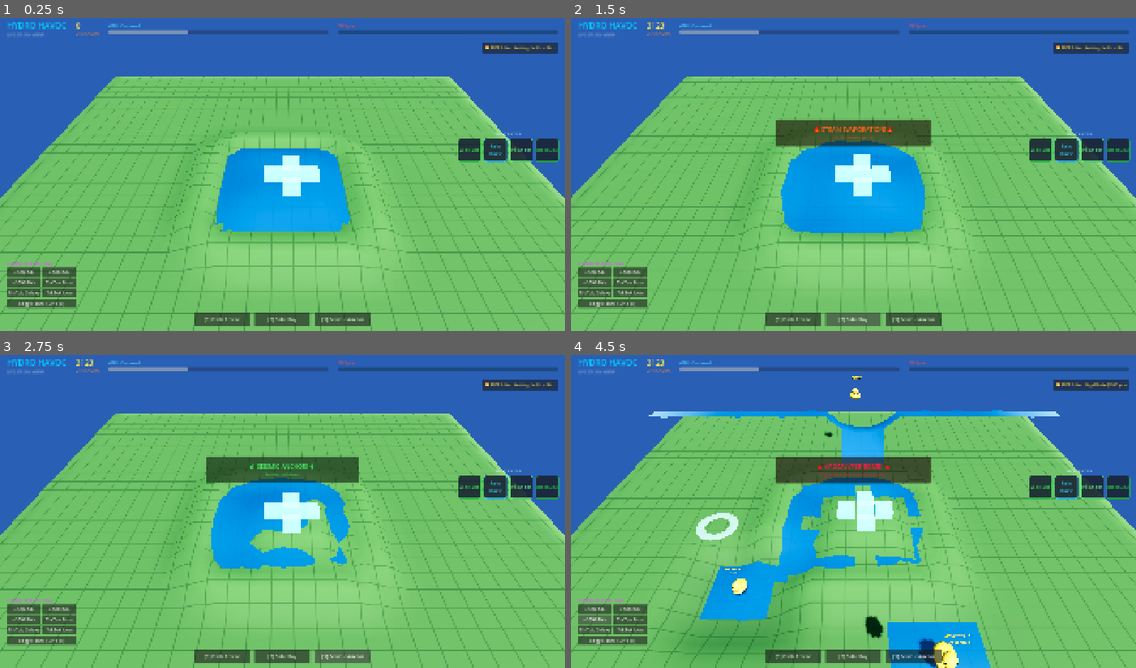
Above: before the commit, frames 1-4 (two rows, left to right).
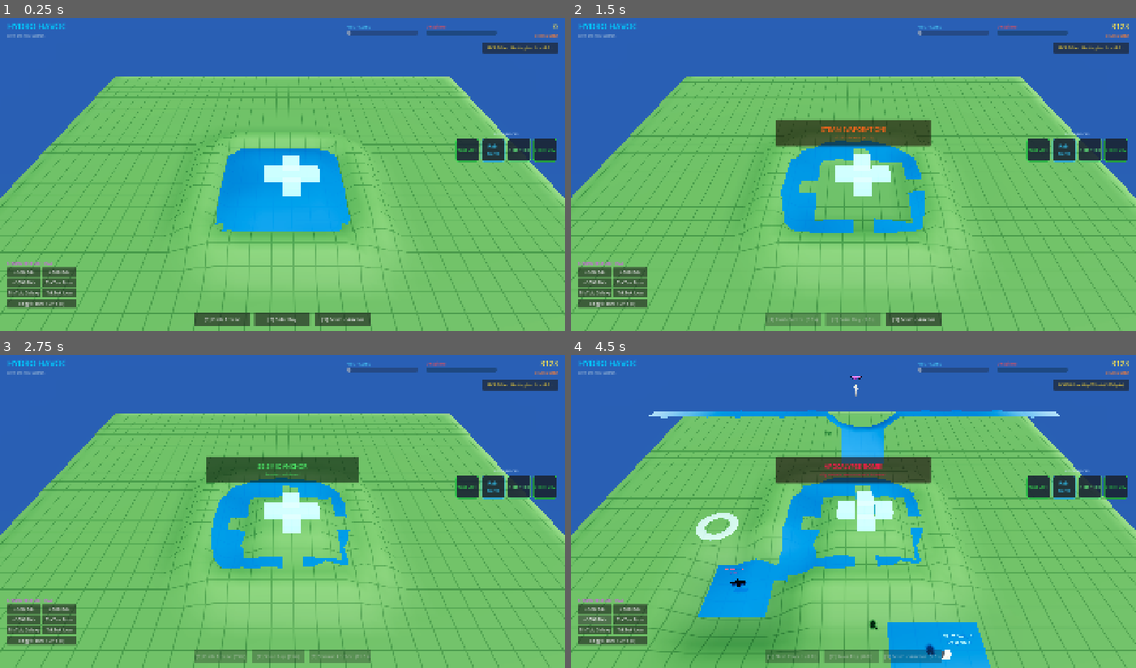
Above: after the commit, the same moments.

Repository: sleepyDjeep/HydroHavoc
Game: Godot game, scene res://scenes/main.tscn
Two runs of this game, one before a commit and one after it. Both use one fixed random seed, a clock stepped at 60 frames per second and the inputs below.
Inputs:
- Up to frame 1 (0.25 s): no input
- Up to frame 2 (1.5 s): click "[1] Flash Freeze" at 0.5 s; click "[2] Solar Ray" at 1.25 s
- Up to frame 3 (2.75 s): click "[3] Seismic Anchor" at 2 s
- Up to frame 4 (4.5 s): click "+100 Bits" at 2.75 s; click "+500 Bits" at 3.5 s; click "+1000 Bits" at 4.25 s

The runs differ from the first frame. In frame 1, 1.7% of the frame differs, in the area x 1-100%, y 1-47%; in frame 2, 5.3%, in the area x 1-100%, y 1-99%; in frame 3, 4.8%; in frame 4, 4.1%.

Commit message:
fix: Phase 0 truth pass for props, HUD meters, abilities and water mesh
Props were spawned before their class was assigned, so _ready() built every
one of them as the RUBBER_DUCK default. The top-bar meters expanded into the
score block and scaled ~28k of water against a hardcoded max of 120. Emoji
rendered as tofu in the default font, the documented 1/2/3 abilities had no
input actions or cooldown, and the water mesh was rebuilt every frame whether
or not the field had changed.

Godot 4.7.2: all nine scripts pass --check-only, and a 120-frame headless run
reports no script errors.

Generated with Codebuff 🤖
Co-Authored-By: Codebuff <noreply@codebuff.com>

Diff:
--- a/project.godot
+++ b/project.godot
@@ -66,6 +66,21 @@
 "events": [Object(InputEventKey,"resource_local_to_scene":false,"resource_name":"","device":-1,"window_id":0,"alt_press …(192 unchanged characters)…
 ]
 }
+ability_1={
+"deadzone": 0.5,
+"events": [Object(InputEventKey,"resource_local_to_scene":false,"resource_name":"","device":-1,"window_id":0,"alt_pressed":false,"shift_pressed":false,"ctrl_pressed":false,"meta_pressed":false,"pressed":false,"keycode":49,"physical_keycode":0,"key_label":0,"unicode":49,"location":0,"echo":false,"script":null)
+]
+}
+ability_2={
+"deadzone": 0.5,
+"events": [Object(InputEventKey,"resource_local_to_scene":false,"resource_name":"","device":-1,"window_id":0,"alt_pressed":false,"shift_pressed":false,"ctrl_pressed":false,"meta_pressed":false,"pressed":false,"keycode":50,"physical_keycode":0,"key_label":0,"unicode":50,"location":0,"echo":false,"script":null)
+]
+}
+ability_3={
+"deadzone": 0.5,
+"events": [Object(InputEventKey,"resource_local_to_scene":false,"resource_name":"","device":-1,"window_id":0,"alt_pressed":false,"shift_pressed":false,"ctrl_pressed":false,"meta_pressed":false,"pressed":false,"keycode":51,"physical_keycode":0,"key_label":0,"unicode":51,"location":0,"echo":false,"script":null)
+]
+}
 
 [rendering]
 
--- a/scenes/ui/hud.tscn
+++ b/scenes/ui/hud.tscn
@@ -21,12 +21,13 @@
 offset_left = 24.0
 offset_top = 16.0
 offset_right = -24.0
-offset_bottom = 86.0
-grow_horizontal = 2
-theme_override_constants/separation = 32
+offset_bottom = 92.0
+grow_horizontal = 2
+theme_override_constants/separation = 28
 
 [node name="TitleBox" type="VBoxContainer" parent="RootControl/TopBar"]
 layout_mode = 2
+size_flags_horizontal = 0
 alignment = 1
 
 [node name="Title" type="Label" parent="RootControl/TopBar/TitleBox"]
@@ -41,8 +42,50 @@
 theme_override_font_sizes/font_size = 13
 text = "LIVE STREAM ARENA"
 
+[node name="Spacer" type="Control" parent="RootControl/TopBar"]
+layout_mode = 2
+size_flags_horizontal = 3
+
+[node name="StatsBox" type="VBoxContainer" parent="RootControl/TopBar"]
+custom_minimum_size = Vector2(240, 0)
+layout_mode = 2
+size_flags_horizontal = 0
+alignment = 1
+
+[node name="WaterVolLabel" type="Label" parent="RootControl/TopBar/StatsBox"]
+layout_mode = 2
+theme_override_colors/font_color = Color(0.3, 0.85, 1, 1)
+theme_override_font_sizes/font_size = 13
+text = "0 L / 1228 L"
+
+[node name="WaterVolBar" type="ProgressBar" parent="RootControl/TopBar/StatsBox"]
+custom_minimum_size = Vector2(240, 16)
+layout_mode = 2
+value = 25.0
+show_percentage = false
+
+[node name="DrainBox" type="VBoxContainer" parent="RootControl/TopBar"]
+custom_minimum_size = Vector2(240, 0)
+layout_mode = 2
+size_flags_horizontal = 0
+alignment = 1
+
+[node name="DrainLabel" type="Label" parent="RootControl/TopBar/DrainBox"]
+layout_mode = 2
+theme_override_colors/font_color = Color(1, 0.3, 0.3, 1)
+theme_override_font_sizes/font_size = 13
+text = "0% Spilled"
+
+[node name="DrainBar" type="ProgressBar" parent="RootControl/TopBar/DrainBox"]
+custom_minimum_size = Vector2(240, 16)
+layout_mode = 2
+value = 10.0
+show_percentage = false
+
 [node name="ScoreBox" type="VBoxContainer" parent="RootControl/TopBar"]
-layout_mode = 2
+custom_minimum_size = Vector2(180, 0)
+layout_mode = 2
+size_flags_horizontal = 0
 alignment = 1
 
 [node name="ScoreVal" type="Label" parent="RootControl/TopBar/ScoreBox"]
@@ -50,46 +93,14 @@
 theme_override_colors/font_color = Color(1, 0.9, 0.3, 1)
 theme_override_font_sizes/font_size = 26
 text = "0"
+horizontal_alignment = 2
 
 [node name="MultiplierVal" type="Label" parent="RootControl/TopBar/ScoreBox"]
 layout_mode = 2
 theme_override_colors/font_color = Color(1, 0.5, 0.2, 1)
 theme_override_font_sizes/font_size = 13
 text = "x1.0 COMBO"
-
-[node name="StatsBox" type="VBoxContainer" parent="RootControl/TopBar"]
-layout_mode = 2
-size_flags_horizontal = 3
-alignment = 1
-
-[node name="WaterVolLabel" type="Label" parent="RootControl/TopBar/StatsBox"]
-layout_mode = 2
-theme_override_colors/font_color = Color(0.3, 0.85, 1, 1)
-theme_override_font_sizes/font_size = 13
-text = "0L Contained"
-
-[node name="WaterVolBar" type="ProgressBar" parent="RootControl/TopBar/StatsBox"]
-custom_minimum_size = Vector2(0, 14)
-layout_mode = 2
-value = 25.0
-show_percentage = false
-
-[node name="DrainBox" type="VBoxContainer" parent="RootControl/TopBar"]
-layout_mode = 2
-size_flags_horizontal = 3
-alignment = 1
-
-[node name="DrainLabel" type="Label" parent="RootControl/TopBar/DrainBox"]
-layout_mode = 2
-theme_override_colors/font_color = Color(1, 0.3, 0.3, 1)
-theme_override_font_sizes/font_size = 13
-text = "0% Spilled"
-
-[node name="DrainBar" type="ProgressBar" parent="RootControl/TopBar/DrainBox"]
-custom_minimum_size = Vector2(0, 14)
-layout_mode = 2
-value = 10.0
-show_percentage = false
+horizontal_alignment = 2
 
 [node name="VipBanner" type="PanelContainer" parent="RootControl"]
 layout_mode = 1
@@ -106,7 +117,7 @@
 layout_mode = 2
 theme_override_colors/font_color = Color(1, 0.85, 0.2, 1)
 theme_override_font_sizes/font_size = 14
-text = "👑 MVP Gifter: Waiting for First Bit..."
+text = "MVP Gifter: Waiting for First Gift..."
 horizontal_alignment = 1
 vertical_alignment = 1
 
@@ -117,7 +128,7 @@
 anchor_top = 0.5
 anchor_right = 1.0
 anchor_bottom = 0.5
-offset_left = -120.0
+offset_left = -380.0
 offset_top = -140.0
 offset_right = -20.0
 offset_bottom = 220.0
--- a/scripts/core/fluid_sim.gd
+++ b/scripts/core/fluid_sim.gd
@@ -26,6 +26,10 @@
 var total_spilled_water: float = 0.0
 var spill_rate: float = 0.0
 var active_water_volume: float = 0.0
+
+# Monotonic counter bumped whenever terrain or water changes. Consumers that derive
+# geometry from the field (the water mesh) use it to skip redundant rebuilds.
+var water_revision: int = 0
 
 func _init() -> void:
 	terrain.resize(CELL_COUNT)
@@ -40,6 +44,7 @@
 	total_spilled_water = 0.0
 	spill_rate = 0.0
 	active_water_volume = 0.0
+	water_revision += 1
 	for i in range(CELL_COUNT):
 		terrain[i] = 0.0
 		water[i] = 0.0
@@ -62,11 +67,13 @@
 func set_terrain(x: int, y: int, height: float) -> void:
 	if is_in_bounds(x, y):
 		terrain[get_index(x, y)] = maxf(0.0, height)
+		water_revision += 1
 
 func add_terrain(x: int, y: int, delta: float) -> void:
 	if is_in_bounds(x, y):
 		var idx: int = get_index(x, y)
 		terrain[idx] = clampf(terrain[idx] + delta, 0.0, 15.0)
+		water_revision += 1
 
 func get_water(x: int, y: int) -> float:
 	if not is_in_bounds(x, y):
@@ -77,6 +84,7 @@
 	if is_in_bounds(x, y):
 		var idx: int = get_index(x, y)
 		water[idx] = maxf(0.0, water[idx] + volume)
+		water_revision += 1
 
 func evaporate_at(center_x: int, center_y: int, radius: int, max_evap: float) -> float:
 	var total_evaporated: float = 0.0
@@ -93,6 +101,8 @@
 						var removed: float = minf(w, max_evap)
 						water[idx] -= removed
 						total_evaporated += removed
+	if total_evaporated > 0.0:
+		water_revision += 1
 	return total_evaporated
 
 func get_water_height_at_world_pos(world_x: float, world_z: float) -> float:
@@ -143,6 +153,7 @@
 	dt = minf(dt, 0.033) # Clamp physics sub-step
 	var current_step_spill: float = 0.0
 	var current_active_vol: float = 0.0
+	var field_motion: float = 0.0
 
 	# Step 1: Outflow flux computation for each cell
 	for y in range(GRID_SIZE):
@@ -230,7 +241,13 @@
 			var new_w: float = water[idx] + dt * (sum_in - sum_out)
 			water[idx] = maxf(0.0, new_w)
 			current_active_vol += water[idx]
+			field_motion += absf(sum_in - sum_out)
 
 	total_spilled_water += current_step_spill
 	spill_rate = current_step_spill / dt
 	active_water_volume = current_active_vol
+
+	# A settled mixture nets to zero per-cell change, so the surface mesh can keep its
+	# previous geometry. Only a field that actually moved invalidates it.
+	if field_motion > 0.0005:
+		water_revision += 1
--- a/scripts/core/game_manager.gd
+++ b/scripts/core/game_manager.gd
@@ -6,6 +6,8 @@
 
 const SPILL_THRESHOLD: float = 35.0 # Liters before earthquake triggers
 const TICK_RATE: float = 1.0 / 30.0 # 30Hz fluid sim step
+const WATER_CAPACITY: float = 1228.8 # 32x32 cells at 1.2 depth: the arena completely awash
+const ABILITY_COOLDOWNS: Array[float] = [10.0, 4.0, 12.0]
 
 @onready var terrain_mesh_instance: MeshInstance3D = $Arena/TerrainMeshInstance
 @onready var water_mesh_instance: MeshInstance3D = $Arena/WaterMeshInstance
@@ -38,6 +40,8 @@
 var screen_shake_intensity: float = 0.0
 var is_frozen: bool = false
 var freeze_timer: float = 0.0
+var ability_cooldowns: Array[float] = [0.0, 0.0, 0.0]
+var water_mesh_revision: int = -1
 
 func _ready() -> void:
 	_init_simulation()
@@ -115,6 +119,7 @@
 	_handle_camera_shake(delta)
 	_handle_combo_decay(delta)
 	_handle_freeze(delta)
+	_handle_ability_cooldowns(delta)
 
 	# Fluid simulation stepped at fixed tick rate
 	if not is_frozen:
@@ -122,11 +127,14 @@
 		while sim_accum >= TICK_RATE:
 			sim.step(TICK_RATE)
 			sim_accum -= TICK_RATE
-		rebuild_water()
+
+	# Rebuilds only when the simulation revision moved (see rebuild_water)
+	rebuild_water()
 
 	# Update HUD telemetry
-	hud.update_water_stats(sim.active_water_volume, 120.0)
+	hud.update_water_stats(sim.active_water_volume, WATER_CAPACITY)
 	hud.update_drain_meter(sim.total_spilled_water, SPILL_THRESHOLD)
+	hud.update_ability_cooldowns(ability_cooldowns)
 
 	# Earthquake check on spilled threshold
 	if sim.total_spilled_water >= SPILL_THRESHOLD:
@@ -157,9 +165,13 @@
 	if Input.is_action_just_pressed("toggle_orientation"):
 		hud.toggle_orientation()
 
-	# Testing hotkeys for quick simulated stream gifts
-	if Input.is_key_pressed(KEY_1) and Input.is_action_just_pressed("drop_piece") == false:
-		pass
+	if Input.is_action_just_pressed("ability_1"):
+		_on_ability_triggered(1)
+	if Input.is_action_just_pressed("ability_2"):
+		_on_ability_triggered(2)
+	if Input.is_action_just_pressed("ability_3"):
+		_on_ability_triggered(3)
+
 	if Input.is_action_just_pressed("ui_focus_next"): # Tab for simulated bit donation
 		stream_events.simulate_twitch_event("TwitchFan_" + str(randi() % 99), 100)
 
@@ -267,7 +279,7 @@
 
 	score += points
 	hud.update_score(score, multiplier)
-	hud.show_alert("🔥 STEAM EVAPORATION! 🔥", "+" + str(points) + " Points! (x" + str(snappedf(multiplier, 0.1)) + ")", Color(1.0, 0.4, 0.1))
+	hud.show_alert("STEAM EVAPORATION!", "+" + str(points) + " Points! (x" + str(snappedf(multiplier, 0.1)) + ")", Color(1.0, 0.4, 0.1))
 
 func _handle_combo_decay(delta: float) -> void:
 	if combo_timer > 0.0:
@@ -281,10 +293,15 @@
 		freeze_timer -= delta
 		if freeze_timer <= 0.0:
 			is_frozen = false
-			hud.show_alert("❄️ ICE MELTED! ❄️", "Liquids are flowing again!", Color(0.2, 0.7, 1.0))
+			hud.show_alert("ICE MELTED", "Liquids are flowing again!", Color(0.2, 0.7, 1.0))
+
+func _handle_ability_cooldowns(delta: float) -> void:
+	for i in range(ability_cooldowns.size()):
+		if ability_cooldowns[i] > 0.0:
+			ability_cooldowns[i] = maxf(0.0, ability_cooldowns[i] - delta)
 
 func _trigger_earthquake() -> void:
-	hud.show_alert("⚠️ EARTHQUAKE DISASTER! ⚠️", "Drain exceeded! Arena collapsing!", Color(1.0, 0.1, 0.1))
+	hud.show_alert("EARTHQUAKE DISASTER!", "Drain exceeded! Arena collapsing!", Color(1.0, 0.1, 0.1))
 	add_shake(0.85)
 
 	# Shatter 3 random wall cells
@@ -349,11 +366,11 @@
 	rebuild_water()
 
 func _on_prop_vaporized(prop_name: String, donor: String, bonus_pts: int) -> void:
-	hud.show_alert("💥 " + prop_name.to_upper() + " BOILED! 💥", donor + "'s gift vaporized! +" + str(bonus_pts) + " PTS!", Color(1.0, 0.8, 0.2))
+	hud.show_alert(prop_name.to_upper() + " BOILED!", donor + "'s gift vaporized! +" + str(bonus_pts) + " PTS!", Color(1.0, 0.8, 0.2))
 	add_shake(0.2)
 
 func _on_prop_plunged(prop_name: String, donor: String) -> void:
-	hud.show_alert("🌊 WATERFALL PLUNGE! 🌊", "RIP " + donor + "'s " + prop_name + " fell off the edge!", Color(0.9, 0.2, 0.3))
+	hud.show_alert("WATERFALL PLUNGE!", "RIP " + donor + "'s " + prop_name + " fell off the edge!", Color(0.9, 0.2, 0.3))
 	add_shake(0.15)
 
 func _on_stream_alert(title: String, subtitle: String, color: Color) -> void:
@@ -361,21 +378,33 @@
 	hud.update_vip(stream_events.highest_single_donor, stream_events.highest_single_amount)
 
 func _on_ability_triggered(ability_id: int) -> void:
+	var idx: int = ability_id - 1
+	if idx < 0 or idx >= ability_cooldowns.size():
+		return
+	if ability_cooldowns[idx] > 0.0:
+		hud.show_alert("ABILITY RECHARGING", "Ready in " + str(snappedf(ability_cooldowns[idx], 0.1)) + "s", Color(0.6, 0.65, 0.7))
+		return
+
 	match ability_id:
 		1: # Flash Freeze
 			is_frozen = true
 			freeze_timer = 6.0
-			hud.show_alert("❄️ FLASH FREEZE ACTIVATED! ❄️", "6 seconds of liquid stasis!", Color(0.3, 0.9, 1.0))
+			hud.show_alert("FLASH FREEZE ACTIVATED", "6 seconds of liquid stasis!", Color(0.3, 0.9, 1.0))
 		2: # Solar Ray
 			var evap: float = sim.evaporate_at(cursor_grid_pos.x, cursor_grid_pos.y, 3, 5.0)
-			_award_evap_score(evap)
+			if evap > 0.05:
+				_award_evap_score(evap)
+			else:
+				hud.show_alert("SOLAR RAY MISSED", "Aim at standing water to boil it off.", Color(1.0, 0.6, 0.2))
 			add_shake(0.2)
 		3: # Seismic Anchor
 			for dy in range(-2, 3):
 				for dx in range(-2, 3):
 					sim.add_terrain(cursor_grid_pos.x + dx, cursor_grid_pos.y + dy, 1.0)
 			rebuild_terrain()
-			hud.show_alert("🛡️ SEISMIC ANCHOR! 🛡️", "Reinforced dams!", Color(0.3, 0.9, 0.4))
+			hud.show_alert("SEISMIC ANCHOR", "Reinforced dams!", Color(0.3, 0.9, 0.4))
+
+	ability_cooldowns[idx] = ABILITY_COOLDOWNS[idx]
 
 func _on_sim_event_clicked(event_type: String) -> void:
 	match event_type:
@@ -398,12 +427,12 @@
 		# TikTok 9:16 vertical view: Pull camera back and increase FOV
 		camera_3d.fov = 68.0
 		camera_pivot.position = Vector3(0, 18.0, 18.0)
-		hud.show_alert("📱 VERTICAL TIKTOK MODE (9:16) 📱", "Optimal for TikTok Live stream!", Color(0.9, 0.2, 0.8))
+		hud.show_alert("VERTICAL MODE (9:16)", "Optimal for TikTok Live stream!", Color(0.9, 0.2, 0.8))
 	else:
 		# Standard 16:9 widescreen view
 		camera_3d.fov = 52.0
 		camera_pivot.position = Vector3(0, 14.0, 14.0)
-		hud.show_alert("🖥️ WIDESCREEN TWITCH MODE (16:9) 🖥️", "Standard landscape streaming!", Color(0.2, 0.7, 1.0))
+		hud.show_alert("WIDESCREEN MODE (16:9)", "Standard landscape streaming!", Color(0.2, 0.7, 1.0))
 
 func add_shake(amount: float) -> void:
 	screen_shake_intensity = clampf(screen_shake_intensity + amount, 0.0, 1.0)
@@ -423,5 +452,8 @@
 func rebuild_terrain() -> void:
 	terrain_mesh_instance.mesh = terrain_builder.build_mesh(sim)
 
-func rebuild_water() -> void:
+func rebuild_water(force: bool = false) -> void:
+	if not force and sim.water_revision == water_mesh_revision:
+		return
+	water_mesh_revision = sim.water_revision
 	water_mesh_instance.mesh = water_builder.build_mesh(sim)
--- a/scripts/core/stream_event_manager.gd
+++ b/scripts/core/stream_event_manager.gd
@@ -38,29 +38,29 @@
 		emit_signal("alert_announcement", donor_name + " sent a SPONGE RESCUE!", "Massive lake soak!", Color(0.9, 0.8, 0.1))
 	elif bits < 1000:
 		emit_signal("stream_action_received", donor_name, "TSUNAMI", bits, "Twitch")
-		emit_signal("alert_announcement", "🚨 TSUNAMI ALERT! 🚨", donor_name + " sent " + str(bits) + " Bits!", Color(0.9, 0.2, 0.2))
+		emit_signal("alert_announcement", "TSUNAMI ALERT!", donor_name + " sent " + str(bits) + " Bits!", Color(0.9, 0.2, 0.2))
 	else:
 		emit_signal("stream_action_received", donor_name, "VOLCANO_BOMB", bits, "Twitch")
-		emit_signal("alert_announcement", "💥 APOCALYPSE BOMB! 💥", donor_name + " summoned a Meteor!", Color(1.0, 0.1, 0.3))
+		emit_signal("alert_announcement", "APOCALYPSE BOMB!", donor_name + " summoned a Meteor!", Color(1.0, 0.1, 0.3))
 
 func simulate_tiktok_gift(donor_name: String, gift_name: String, coin_value: int) -> void:
 	_record_donor(donor_name, coin_value)
 	match gift_name.to_lower():
 		"rose":
 			emit_signal("stream_action_received", donor_name, "DUCK_SPLASH", coin_value, "TikTok")
-			emit_signal("alert_announcement", donor_name + " sent a Rose! 🌹", "Mini Splash!", Color(1.0, 0.4, 0.6))
+			emit_signal("alert_announcement", donor_name + " sent a Rose!", "Mini Splash!", Color(1.0, 0.4, 0.6))
 		"ice cream":
 			emit_signal("stream_action_received", donor_name, "WALL_BLESSING", coin_value, "TikTok")
-			emit_signal("alert_announcement", donor_name + " sent Ice Cream! 🍦", "Wall Boost!", Color(0.3, 0.9, 0.4))
+			emit_signal("alert_announcement", donor_name + " sent Ice Cream!", "Wall Boost!", Color(0.3, 0.9, 0.4))
 		"doughnut":
 			emit_signal("stream_action_received", donor_name, "WATER_BOMB", coin_value, "TikTok")
-			emit_signal("alert_announcement", donor_name + " sent a Doughnut! 🍩", "Water Payload Inbound!", Color(0.1, 0.6, 1.0))
+			emit_signal("alert_announcement", donor_name + " sent a Doughnut!", "Water Payload Inbound!", Color(0.1, 0.6, 1.0))
 		"galaxy":
 			emit_signal("stream_action_received", donor_name, "TSUNAMI", coin_value, "TikTok")
-			emit_signal("alert_announcement", "🌌 GALAXY TSUNAMI! 🌌", donor_name + " flooded the grid!", Color(0.6, 0.2, 1.0))
+			emit_signal("alert_announcement", "GALAXY TSUNAMI!", donor_name + " flooded the grid!", Color(0.6, 0.2, 1.0))
 		"lion", "universe":
 			emit_signal("stream_action_received", donor_name, "VOLCANO_BOMB", coin_value, "TikTok")
-			emit_signal("alert_announcement", "🦁 LION ROAR BLAST! 🦁", donor_name + " cracked the earth!", Color(1.0, 0.6, 0.0))
+			emit_signal("alert_announcement", "LION ROAR BLAST!", donor_name + " cracked the earth!", Color(1.0, 0.6, 0.0))
 		_:
 			emit_signal("stream_action_received", donor_name, "WATER_BOMB", coin_value, "TikTok")
 			emit_signal("alert_announcement", donor_name + " sent " + gift_name, "Incoming Hazard!", Color(0.9, 0.5, 0.2))
--- a/scripts/props/floating_prop.gd
+++ b/scripts/props/floating_prop.gd
@@ -37,13 +37,30 @@
 	_build_nameplate()
 
 func setup(p_sim: FluidSim, p_class: PropClass, p_donor: String, p_tier: String, p_val: int) -> void:
+	var class_changed: bool = p_class != prop_class
 	fluid_sim = p_sim
 	prop_class = p_class
 	donor_name = p_donor
 	gift_tier = p_tier
 	gift_value = p_val
+
 	if nameplate_label:
-		nameplate_label.text = "👑 " + donor_name + "\n[" + gift_tier + "]"
+		nameplate_label.text = _format_nameplate()
+		nameplate_label.modulate = _get_tier_color()
+
+	# setup() may arrive after the node is already in the tree, in which case _ready()
+	# already built visuals for the default class. Rebuild them for the real one.
+	if class_changed and is_inside_tree():
+		_rebuild_visuals()
+
+func _format_nameplate() -> String:
+	return "VIP " + donor_name + "\n[" + gift_tier + "]"
+
+func _rebuild_visuals() -> void:
+	if is_instance_valid(visual_mesh):
+		visual_mesh.queue_free()
+	visual_mesh = null
+	_build_visuals()
 
 func _process(delta: float) -> void:
 	if not fluid_sim or has_plunged:
@@ -150,7 +167,7 @@
 	nameplate_label.outline_size = 6
 	nameplate_label.outline_modulate = Color(0.05, 0.05, 0.1, 0.95)
 	nameplate_label.position = Vector3(0, 1.1, 0)
-	nameplate_label.text = "👑 " + donor_name + "\n[" + gift_tier + "]"
+	nameplate_label.text = _format_nameplate()
 	nameplate_label.modulate = _get_tier_color()
 	add_child(nameplate_label)
 
--- a/scripts/props/prop_manager.gd
+++ b/scripts/props/prop_manager.gd
@@ -19,8 +19,10 @@
 func spawn_prop(prop_class: FloatingProp.PropClass, donor: String, tier: String, val: int, spawn_pos: Vector3) -> FloatingProp:
 	var prop: FloatingProp = FloatingProp.new()
 	prop.position = spawn_pos
+	# Configure before the node enters the tree: _ready() builds the visuals, so the
+	# class has to be assigned first or every prop renders as the RUBBER_DUCK default.
+	prop.setup(fluid_sim, prop_class, donor, tier, val)
 	add_child(prop)
-	prop.setup(fluid_sim, prop_class, donor, tier, val)
 
 	prop.plunged_over_waterfall.connect(_on_prop_plunged)
 	prop.boiled_in_steam.connect(_on_prop_boiled)
--- a/scripts/ui/game_hud.gd
+++ b/scripts/ui/game_hud.gd
@@ -18,6 +18,11 @@
 @onready var toast_panel: PanelContainer = $RootControl/ToastPanel
 @onready var toast_title: Label = $RootControl/ToastPanel/VBox/ToastTitle
 @onready var toast_subtitle: Label = $RootControl/ToastPanel/VBox/ToastSubtitle
+@onready var btn_ability_1: Button = $RootControl/BottomBar/BtnAbility1
+@onready var btn_ability_2: Button = $RootControl/BottomBar/BtnAbility2
+@onready var btn_ability_3: Button = $RootControl/BottomBar/BtnAbility3
+
+const ABILITY_LABELS: Array[String] = ["[1] Flash Freeze", "[2] Solar Ray", "[3] Seismic Anchor"]
 
 var is_vertical_mode: bool = false
 var toast_timer: float = 0.0
@@ -39,9 +44,10 @@
 	multiplier_label.text = "x" + str(snappedf(multiplier, 0.1)) + " COMBO"
 
 func update_water_stats(active_vol: float, max_vol: float) -> void:
-	water_vol_bar.max_value = max_vol
-	water_vol_bar.value = active_vol
-	water_vol_label.text = str(int(active_vol * 100)) + "L Contained"
+	var safe_max: float = maxf(max_vol, 1.0)
+	water_vol_bar.max_value = safe_max
+	water_vol_bar.value = clampf(active_vol, 0.0, safe_max)
+	water_vol_label.text = str(int(active_vol)) + " L / " + str(int(safe_max)) + " L"
 
 func update_drain_meter(spilled: float, threshold: float) -> void:
 	drain_bar.max_value = threshold
@@ -57,7 +63,19 @@
 		drain_bar.modulate = Color(0.2, 0.9, 0.4)
 
 func update_vip(donor: String, amount: int) -> void:
-	vip_label.text = "👑 MVP Gifter: " + donor + " (" + str(amount) + " pts)"
+	vip_label.text = "MVP Gifter: " + donor + " (" + str(amount) + " pts)"
+
+func update_ability_cooldowns(cooldowns: Array[float]) -> void:
+	var buttons: Array[Button] = [btn_ability_1, btn_ability_2, btn_ability_3]
+	for i in range(buttons.size()):
+		var btn: Button = buttons[i]
+		var cd: float = cooldowns[i] if i < cooldowns.size() else 0.0
+		var label: String = ABILITY_LABELS[i]
+		if cd > 0.0:
+			label += "  (" + str(snappedf(cd, 0.1)) + "s)"
+		if btn.text != label:
+			btn.text = label
+		btn.disabled = cd > 0.0
 
 func show_alert(title: String, subtitle: String, color: Color) -> void:
 	toast_title.text = title
